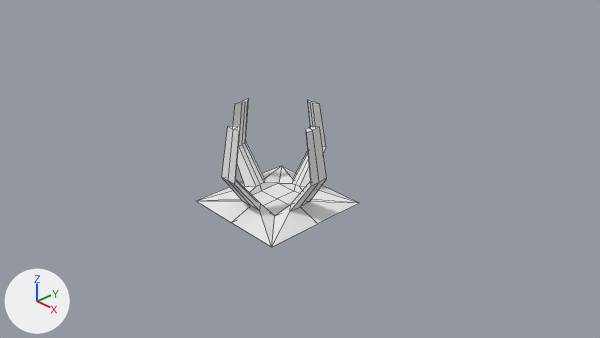
The Blender file Assets/Models/claw.blend: old version first, new version second.
Camera for both pictures: the file's camera 'Camera'. Every picture has the same lights, and +X, +Y and +Z are marked at lower left. Mesh edges are drawn as thin lines.
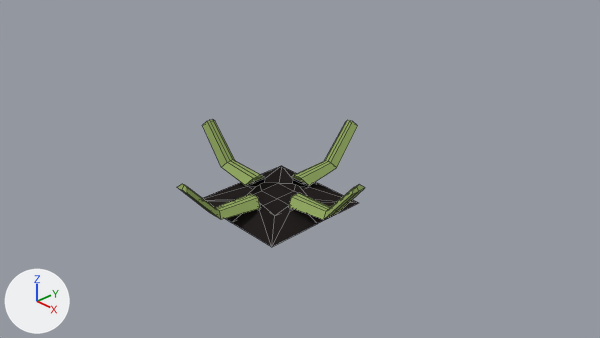
Commit message: Add claw model

The change, as a list of edits to the scene's bpy script:
```text
Add mat_platformmaterial:
    mat_platformmaterial = diffuse_material('PlatformMaterial')
    mat_platformmaterial.base_color = (0.0188, 0.0158, 0.0151)  # black #252221
Add mat_clawmaterial:
    mat_clawmaterial = diffuse_material('ClawMaterial')
    mat_clawmaterial.base_color = (0.285, 0.384, 0.124)  # green #91a763
Change me_cube:
    used by ob_cube; location = (0.0, 0.0, 0.0)
    remove me_cube.from_pydata(...)  # 32 vertices, 22 faces; spans x -1.02..0.0, y -1.02..0.0, z -0.22..1.41
    add me_cube.from_pydata(...)  # 42 vertices, 32 faces; spans x -1.0..1.0, y -1.0..1.0, z -0.22..-0.05
    me_cube part 1
    16 vertices are removed from x -1.02..0.0, y -1.02..0.0, z 0.55..1.41
    14 faces are deleted
    26 vertices are added at x -1.0..1.0, y -1.0..1.0, z -0.22..-0.05
    24 new faces join them
    me_cube part 2: 8 faces spanning x -1.0..0.0, y -1.0..0.0, z -0.22..-0.05 switch from mat_material (white #e7e7e7) to mat_platformmaterial (black #252221)
Add me_cube_001:
    me_cube_001.from_pydata(...)  # 18 vertices, 14 faces; spans x -0.228..0.225, y -0.18..0.39, z -0.064..1.415
    me_cube_001.materials.append(mat_clawmaterial)  # green #91a763
Add me_cube_002:
    me_cube_002.from_pydata(...)  # 18 vertices, 14 faces; spans x -0.185..0.385, y -0.249..0.204, z -0.072..1.406
    me_cube_002.materials.append(mat_clawmaterial)  # green #91a763
Add me_cube_003:
    me_cube_003.from_pydata(...)  # 18 vertices, 14 faces; spans x -0.22..0.233, y -0.402..0.168, z -0.048..1.431
    me_cube_003.materials.append(mat_clawmaterial)  # green #91a763
Add me_cube_004:
    me_cube_004.from_pydata(...)  # 18 vertices, 14 faces; spans x -0.402..0.168, y -0.237..0.216, z -0.007..1.471
    me_cube_004.materials.append(mat_clawmaterial)  # green #91a763
Change ob_cube:
    remove _m = ob_cube.modifiers.new('Mirror', 'MIRROR')
    remove _m.use_axis = (True, True, False)
Add ob_cube_001:
    ob_cube_001 = bpy.data.objects.new('Cube.001', me_cube_001)
    ob_cube_001.location = (0.0, 0.63, 0.0)
    ob_cube_001.rotation_euler = (-0.873, 0.0, 0.0)  # degrees (-50, 0, 0)
Add ob_cube_002:
    ob_cube_002 = bpy.data.objects.new('Cube.002', me_cube_002)
    ob_cube_002.location = (0.63, 0.02, 0.0)
    ob_cube_002.rotation_euler = (0.0, 0.873, 0.0)  # degrees (0, 50, 0)
Add ob_cube_003:
    ob_cube_003 = bpy.data.objects.new('Cube.003', me_cube_003)
    ob_cube_003.location = (-0.01, -0.62, -0.02)
    ob_cube_003.rotation_euler = (0.873, 0.0, 0.0)  # degrees (50, 0, 0)
Add ob_cube_004:
    ob_cube_004 = bpy.data.objects.new('Cube.004', me_cube_004)
    ob_cube_004.location = (-0.61, 0.01, -0.06)
    ob_cube_004.rotation_euler = (0.0, -0.873, 0.0)  # degrees (0, -50, 0)
```

What differs and where, as boxes (x1, y1, x2, y2) in the pictures (600 x 338 px):
'Cube', reshaped, modifiers changed (45% shorter)
    before: (196, 99, 358, 247)
    after: (203, 166, 358, 247)
'Cube.004', added (green)
    after: (203, 119, 264, 185)
'Cube.001', added (green)
    after: (292, 120, 357, 185)
'Cube.002', added (green)
    after: (289, 184, 365, 219)
'Cube.003', added (green)
    after: (177, 184, 260, 220)
part 1 of me_cube, built on
    before: (222, 99, 327, 211)
    after: (231, 166, 358, 247)
part 2 of me_cube, recoloured (white to black)
    before: (196, 166, 358, 247)
    after: (203, 183, 276, 222)
